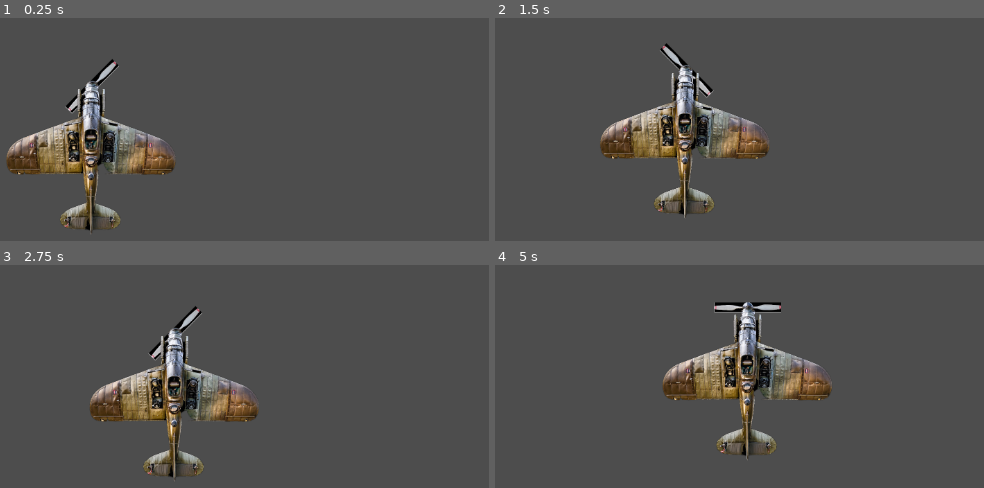
Above: before the commit, frames 1-4 (two rows, left to right).
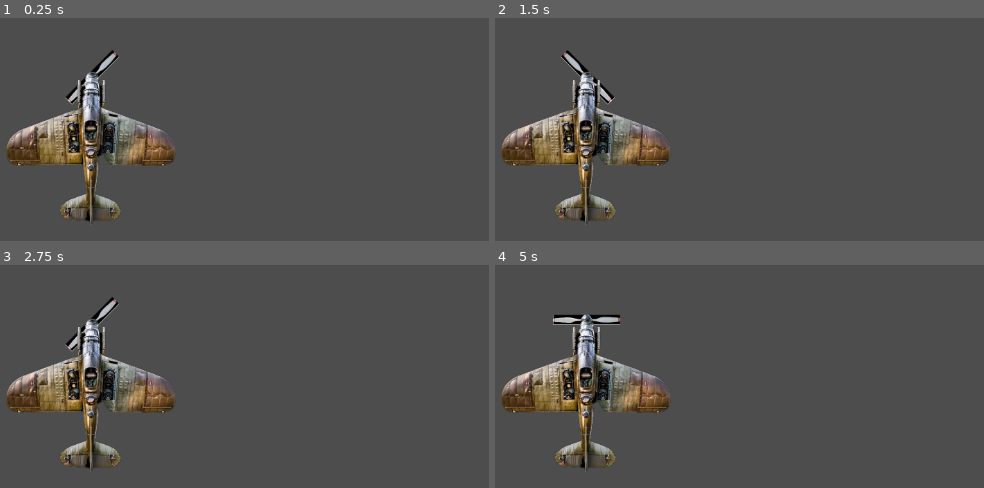
Above: after the commit, the same moments.

Repository: IIzz-Soft-Studios/ExperimentGame
Game: Godot game, scene res://game.tscn
The game is run twice, just before and just after one commit, with the same random seed, the same clock (stepped at 60 frames per second) and the same inputs.
Inputs:
- Up to frame 1 (0.25 s): no input
- Up to frame 2 (1.5 s): tap Enter (ui_accept) at 0.5, 1.35 s; hold Enter (ui_accept) 0.53-1.28 s; hold Right (ui_right) from 0.53 s (still down)
- Up to frame 3 (2.75 s): tap Enter (ui_accept) at 1.52, 1.82 s; release Right (ui_right) at 2.03 s; hold Left (ui_left) from 2.03 s (still down); hold Enter (ui_accept) from 2.03 s (still down)
- Up to frame 4 (5 s): release Left (ui_left) at 2.78 s; release Enter (ui_accept) at 2.78 s; hold Right (ui_right) 2.78-4.28 s; tap Enter (ui_accept) at 2.85, 3.02, 3.32, 4.35, 4.52, 4.82 s; hold Enter (ui_accept) 3.53-4.28 s; hold Left (ui_left) from 4.28 s (still down)

The runs differ from the first frame. In frame 1, 8.9% of the frame differs, in the area x 1-36%, y 14-97%; in frame 2, 15%; in frame 3, 14%; in frame 4, 17%, in the area x 1-69%, y 16-93%.

Commit message:
WASD movment
and added gitignore

Diff:
--- a/experiment-game/Scripts/movment.gd
+++ b/experiment-game/Scripts/movment.gd
@@ -1,25 +1,19 @@
 extends CharacterBody2D
 
-
-const SPEED = 300.0
-const JUMP_VELOCITY = -400.0
-
+const BASE_SPEED = 300.0
+const SPEED_BOOST = 1.5
 
 func _physics_process(delta: float) -> void:
-	# Add the gravity.
-	if not is_on_floor():
-		velocity += get_gravity() * delta
+	var direction := Vector2.ZERO
+	direction.x = Input.get_action_strength("move_right") - Input.get_action_strength("move_left")
+	direction.y = Input.get_action_strength("move_down") - Input.get_action_strength("move_up")
 
-	# Handle jump.
-	if Input.is_action_just_pressed("ui_accept") and is_on_floor():
-		velocity.y = JUMP_VELOCITY
+	if direction.length() > 0:
+		direction = direction.normalized()
 
-	# Get the input direction and handle the movement/deceleration.
-	# As good practice, you should replace UI actions with custom gameplay actions.
-	var direction := Input.get_axis("ui_left", "ui_right")
-	if direction:
-		velocity.x = direction * SPEED
-	else:
-		velocity.x = move_toward(velocity.x, 0, SPEED)
+	var current_speed = BASE_SPEED
+	if Input.is_action_pressed("ui_accept"):  # Optional: Replace this with your own "boost" action
+		current_speed *= SPEED_BOOST
 
+	velocity = direction * current_speed
 	move_and_slide()
--- a/experiment-game/project.godot
+++ b/experiment-game/project.godot
@@ -14,3 +14,26 @@
 run/main_scene="uid://svjqvbgb3t2x"
 config/features=PackedStringArray("4.4", "Forward Plus")
 config/icon="res://icon.svg"
+
+[input]
+
+move_left={
+"deadzone": 0.2,
+"events": [Object(InputEventKey,"resource_local_to_scene":false,"resource_name":"","device":0,"window_id":0,"alt_pressed":false,"shift_pressed":false,"ctrl_pressed":false,"meta_pressed":false,"pressed":false,"keycode":0,"physical_keycode":65,"key_label":0,"unicode":0,"location":0,"echo":false,"script":null)
+]
+}
+move_right={
+"deadzone": 0.2,
+"events": [Object(InputEventKey,"resource_local_to_scene":false,"resource_name":"","device":0,"window_id":0,"alt_pressed":false,"shift_pressed":false,"ctrl_pressed":false,"meta_pressed":false,"pressed":false,"keycode":0,"physical_keycode":68,"key_label":0,"unicode":0,"location":0,"echo":false,"script":null)
+]
+}
+move_up={
+"deadzone": 0.2,
+"events": [Object(InputEventKey,"resource_local_to_scene":false,"resource_name":"","device":0,"window_id":0,"alt_pressed":false,"shift_pressed":false,"ctrl_pressed":false,"meta_pressed":false,"pressed":false,"keycode":0,"physical_keycode":87,"key_label":0,"unicode":0,"location":0,"echo":false,"script":null)
+]
+}
+move_down={
+"deadzone": 0.2,
+"events": [Object(InputEventKey,"resource_local_to_scene":false,"resource_name":"","device":0,"window_id":0,"alt_pressed":false,"shift_pressed":false,"ctrl_pressed":false,"meta_pressed":false,"pressed":false,"keycode":0,"physical_keycode":83,"key_label":0,"unicode":0,"location":0,"echo":false,"script":null)
+]
+}
Not shown, changed: experiment-game/.gitignore
